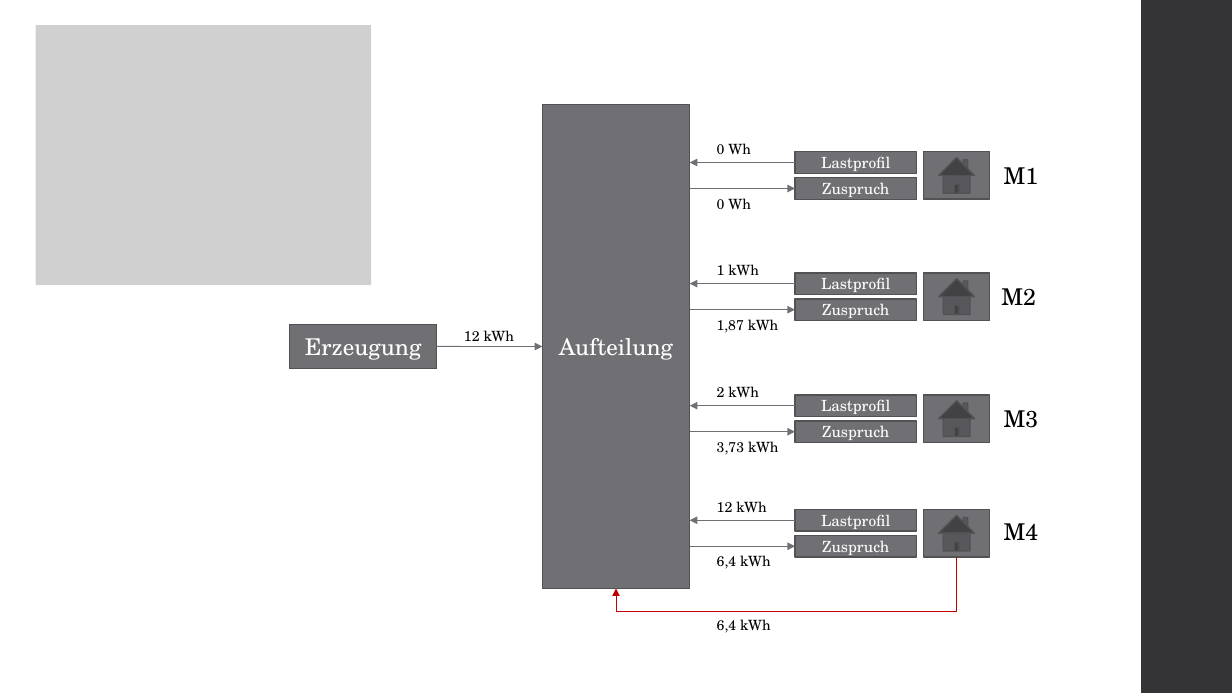
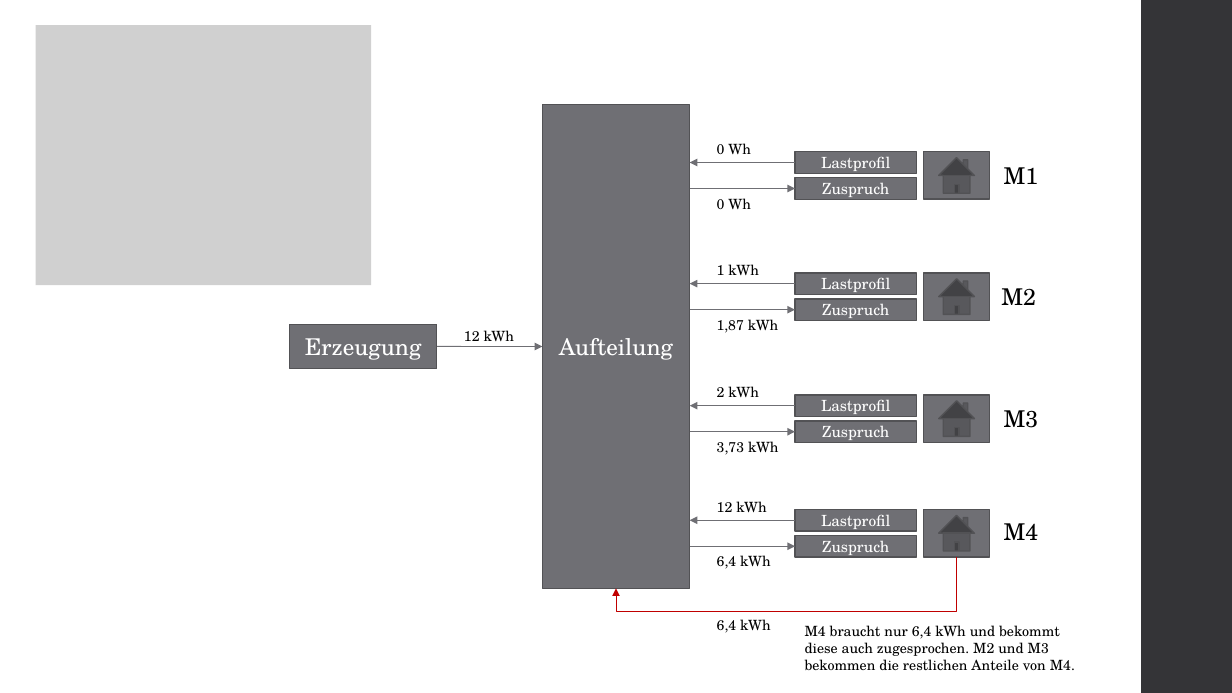
Before and after one commit to tformatix/e-community-platform, a slide deck: slide 6 of in-progress/dynamic-energy-seperation/overview.pptx. Drawn at 1232x693 pixels with LibreOffice and Linux fonts; fonts in the diff are those of the drawing; grey boxes stand for pictures. Boxes give left, top, right and bottom in pixels: in the first picture for what was removed or moved away, otherwise in the second. Text is boxed around its words. In the diff, an @@ line names an element or a change of style, - is before the commit and + after.

```diff
--- a/in-progress/dynamic-energy-seperation/overview.pptx
+++ b/in-progress/dynamic-energy-seperation/overview.pptx
@@ text added at (805, 625, 1075, 671), 11 pt, text #000000 @@
+M4 braucht nur 6,4 kWh und bekommt diese auch zugesprochen. M2 und M3 bekommen die restlichen Anteile von M4.
```
Also in this commit, not shown: 1 other file.
